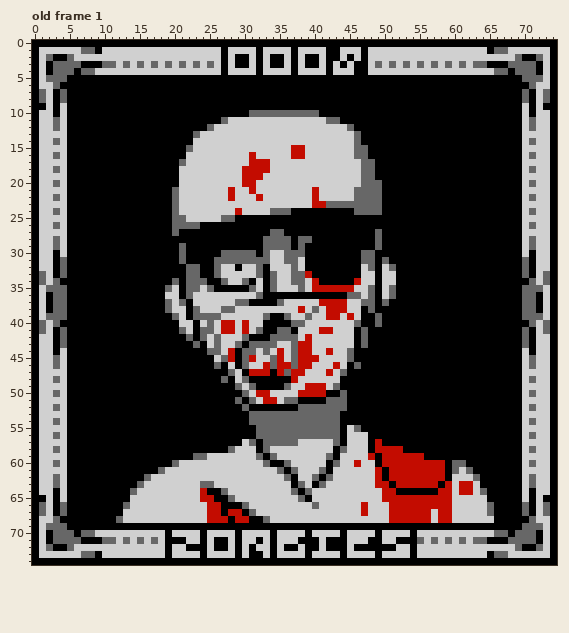
Animated GIF sprite: img/scp/scp-008.gif. Above: the version before the commit.
The file is 75x75 pixels. Shown: old frame 1. The commit also changed other frames, which this record leaves out.
New version:
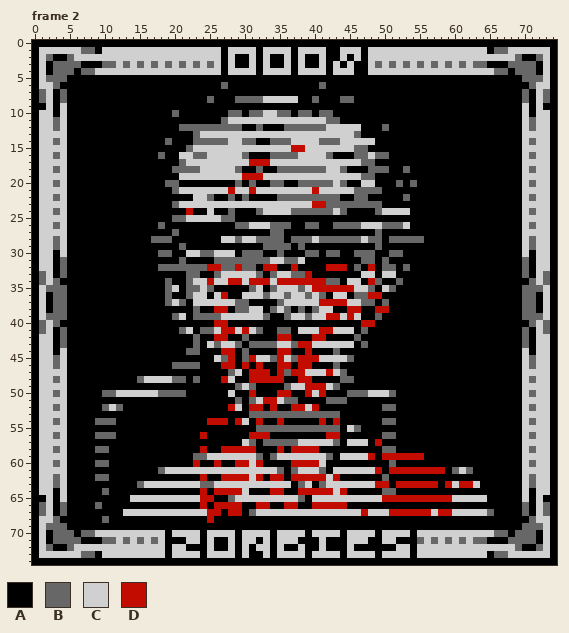
Palette (. is transparent): A #000000  B #676767  C #d0d0d0  D #c30c00
A new or re-ordered frame is compared with the old frame closest to it.
Edits made:
frames 1 -> 4
Changed rows in their new state; - is an unchanged pixel.
Frame 2 is new; against old frame 1:
first column x 9:
 6 ------------------B-------------B------------------------
 8 ----------------B---BBBBCCCCC--B---BB--------------------
10 -----------B-------BB---CC--A--ABB-----------------------
12 ------------BBBB-BBBBAABAAABBBBBB---CC---B---------------
14 ----------B---BBBBB--BBAABBB----BBB--CCC-----------------
16 ---------B--C-BB-----BAAABBBBC---BAAA--CBB---------------
18 -----------BBBB-----BAABAABBBBBBB--BAAA-BB--B------------
20 ----------BBAAAAAAAABABAABBAABBBBB-BAACCA--B-B-----------
22 -----------AAA--BAABABAAAABBBBBBBBBAA--AA---B------------
24 -----------AADAA-AABAAAB-CCCBBBBBBCB-AAA-CCCC------------
26 ---------B-AAAA-----BBCCCBBB--BB--BBBBCCCBBBC------------
28 --------BBB-------CCBCCB---AB--CBBBBBBCB--BBBBB----------
30 ---------BB-ACCBBCCCA--BAABAAABB-BB--B----BB-------------
32 ---------BBBB--BDDBBDBBADDAADA---DDD-BAD-B--B------------
34 ----------BA--CCDCCDDCDDDCDDDDD-DBB-CCADBAAB-------------
36 ----------BA----A-DAA--CBCCBCCBCB-CCA-BDDAA--------------
38 ----------AAA--AADDABB--AB-BABA--CAADD-ADD---------------
40 ------------AA-AAD-AAAAA----AAAAAAAAAADDA----------------
42 -------------ABAADDAA----ADDAAADDAAAABA------------------
44 -------------BB-AAD---AAAA-DAA-AAABAA--------------------
46 -----------BBBB--ADD-DADAA--A--AAABA-A-------------------
48 ------BCCCCBB-B---DCAADDDDD-ADDAAAABB--------------------
50 -BBCCCCCCBBBB------C-ADAAADDAA-C---ABBBCCCB--------------
52 -BCB---------------DCADD-D--DDCDAAAA-----BB--------------
54 BBB-------------DDD-DCADAADAAAAADAD------BB--------------
56 BBB------------D------DDDAAAAAAAADD-AAA--BB--------------
58 BB-------------D--DDDDD-AADADDDDAA-AAAA-ABBA-------------
60 BB---------AAADAADAADD-DA--ADDDD--AAAAAA-ABAAAAAAA-AA----
62 BB-----AAAAAAAADAADDDD-DADDADDDDDCDAAAAAABAAAAAAAA-AAAA--
64 -B---AAAAAAAAAA--DDDD-AAADDAADDDDD-DAAAAABB------AAAAAAA-
66 B---AAAAAAAAAAADA-DDDAADDAADDAADDDDDAAAAAAAAAAAAAAAAAAAAA
68 -B-AAAAAAAAAAAAA-AA-AA--AAAAAAAAAAAAAAAAAAAAAAAAAAAAAAAAA
Boxes around the changes in both pictures, in picture pixels (x1, y1, x2, y2):
changed: (95, 82, 494, 523)
